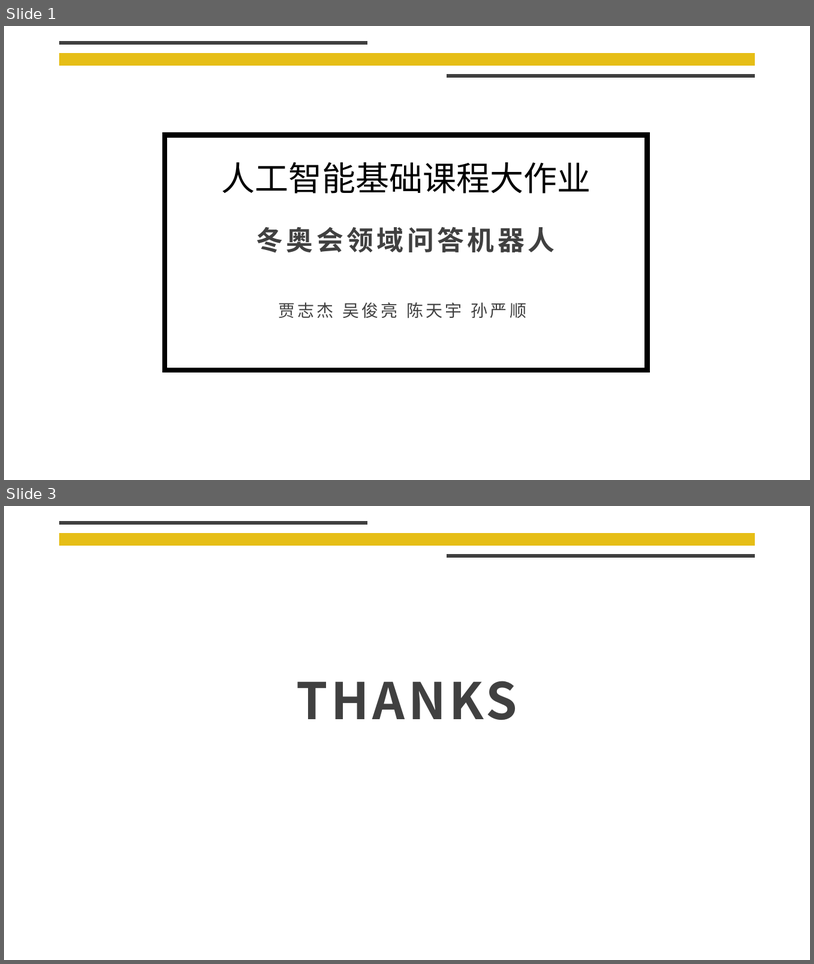
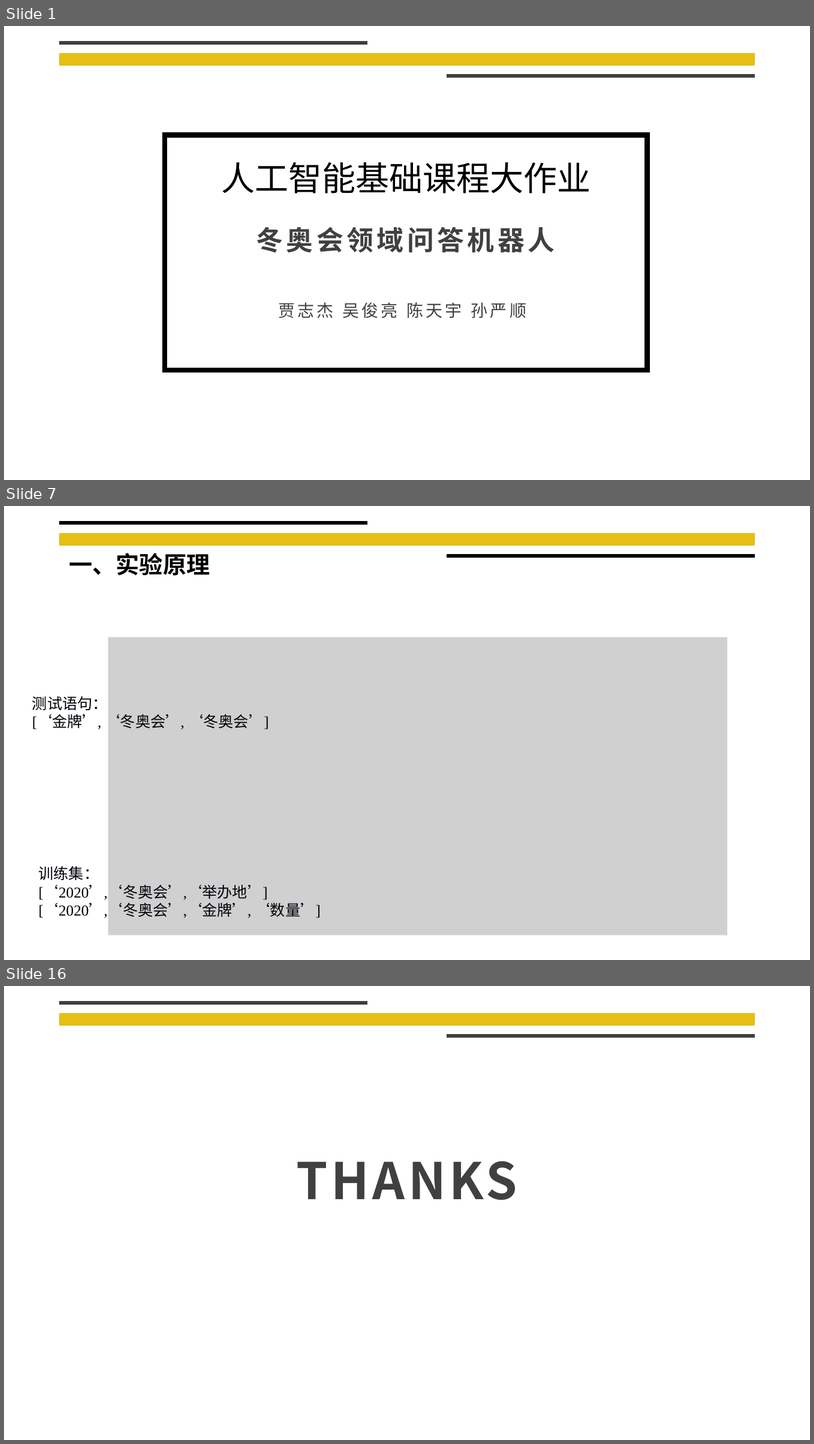
Before and after one commit to liangliang678/UCAS_AI, a slide deck: doc/实验展示.pptx. Shown one above the other, each under a label of ours: slides 1 and 3 before the commit, slides 1, 7 and 16 after it; the slides between them are not shown. The pictures are 814x964 and 814x1444 pixels, drawn with LibreOffice and Linux fonts; fonts in the diff are those of the drawing; grey boxes stand for pictures; background and template pictures are left out. Boxes give left, top, right and bottom in pixels: in the first picture for what was removed or moved away, otherwise in the second. Text is boxed around its words. In the diff, an @@ line names an element or a change of style, - is before the commit and + after.

```diff
--- a/doc/实验展示.pptx
+++ b/doc/实验展示.pptx
@@ slide 7 added at <box>4,506,810,960</box>, background #FFFFFF; not listed: 1 template element that a slide beside it also shows @@
@@ line added from (60, 523) to (368, 523), #000000 4.5 pt @@
@@ text added at <box>69,553,210,576</box>, 28 pt, text #000000, bold @@
+一、实验原理
@@ line added from (447, 556) to (755, 556), #000000 4.5 pt @@
@@ picture added at <box>108,637,728,935</box> @@
@@ text added at <box>32,696,269,730</box>, 18 pt, text #00000A @@
+测试语句：
+[‘金牌’, ‘冬奥会’, ‘冬奥会’]
@@ text added at <box>39,865,321,919</box>, 18 pt, text #00000A @@
+训练集：
+[‘2020’,‘冬奥会’,‘举办地’]
+[‘2020’,‘冬奥会’,‘金牌’, ‘数量’]
@@ what was slide 3 is now slide 16 @@
```
Also in this commit, not shown: 13 other slides added, 1 slide removed, 2 other files.
